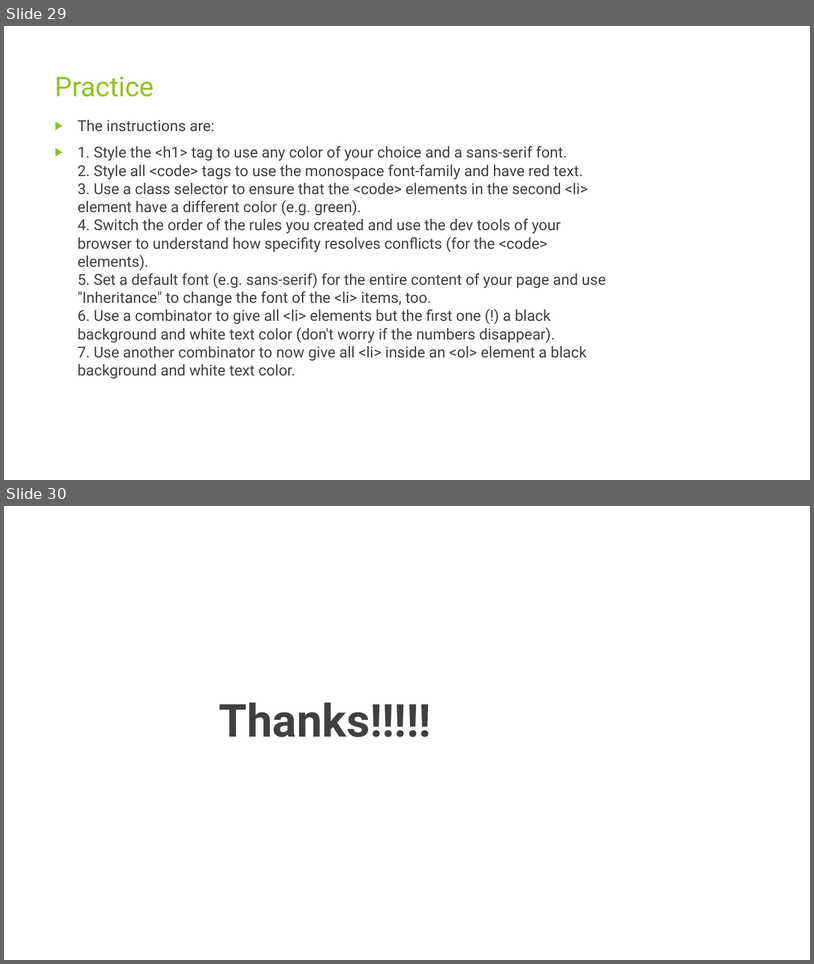
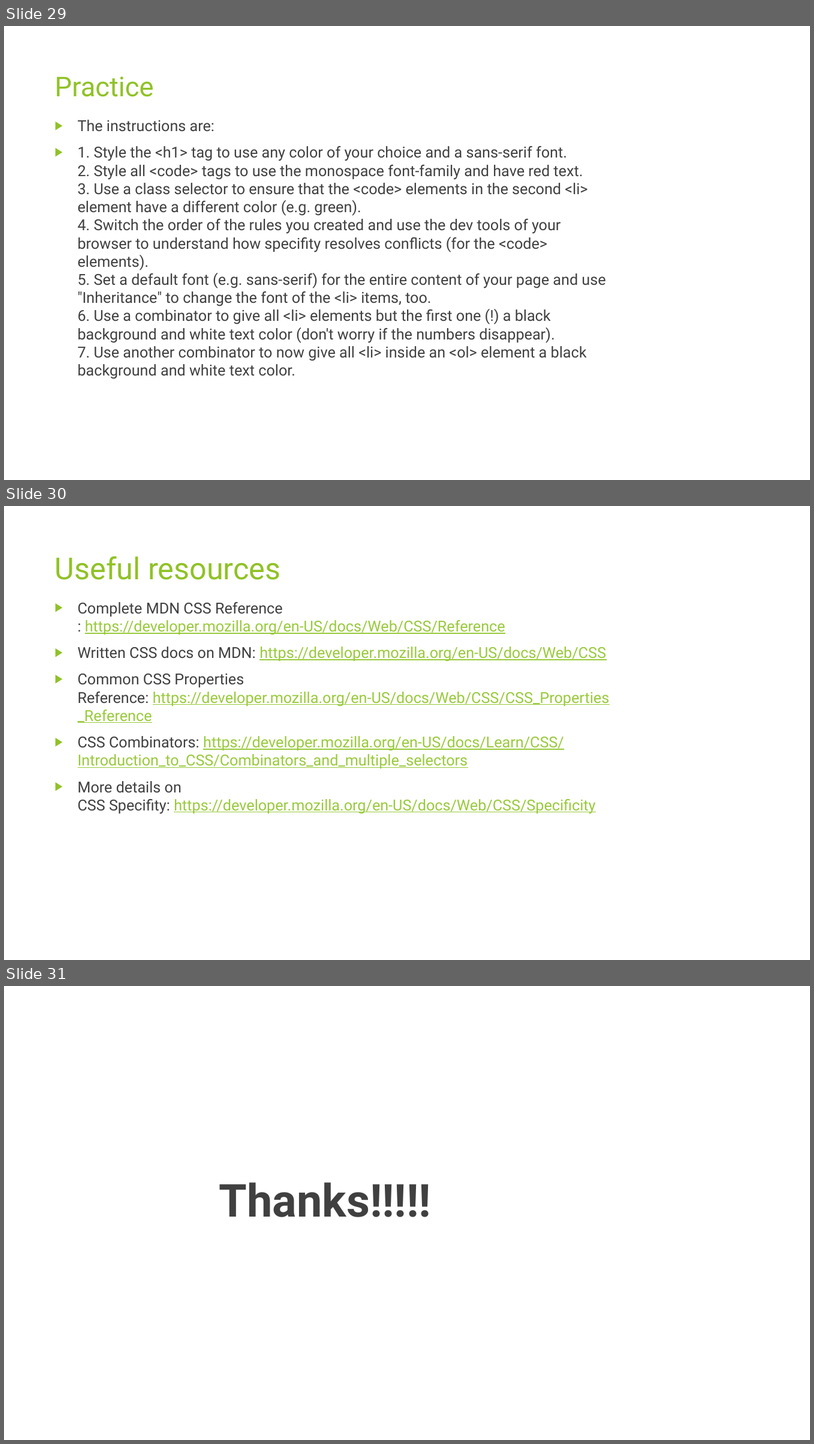
Before and after one commit to rudhrainfogain/CSS, a slide deck: PPT/Css-v2.pptx. Shown one above the other, each under a label of ours: slides 29 and 30 before the commit, slides 29, 30 and 31 after it. The pictures are 814x964 and 814x1444 pixels, drawn with LibreOffice and Linux fonts; fonts in the diff are those of the drawing. Boxes give left, top, right and bottom in pixels: in the first picture for what was removed or moved away, otherwise in the second. Text is boxed around its words. In the diff, an @@ line names an element or a change of style, - is before the commit and + after.

```diff
--- a/PPT/Css-v2.pptx
+++ b/PPT/Css-v2.pptx
@@ slide 30 added at (4, 506, 810, 960), background #FFFFFF @@
@@ title added at (55, 556, 281, 580), 36 pt, text #90C226 @@
+Useful resources
@@ text added at (78, 602, 610, 814), 18 pt, text #99CA3C, underline @@
+▶ Complete MDN CSS Reference : https://developer.mozilla.org/en-US/docs/Web/CSS/Reference
+▶ Written CSS docs on MDN: https://developer.mozilla.org/en-US/docs/Web/CSS
+▶ Common CSS Properties Reference: https://developer.mozilla.org/en-US/docs/Web/CSS/CSS_Properties_Reference
+▶ CSS Combinators: https://developer.mozilla.org/en-US/docs/Learn/CSS/Introduction_to_CSS/Combinators_and_multiple_selectors
+▶ More details on CSS Specifity: https://developer.mozilla.org/en-US/docs/Web/CSS/Specificity
@@ what was slide 30 is now slide 31 @@
```
Also in this commit, not shown: 2 other files.
